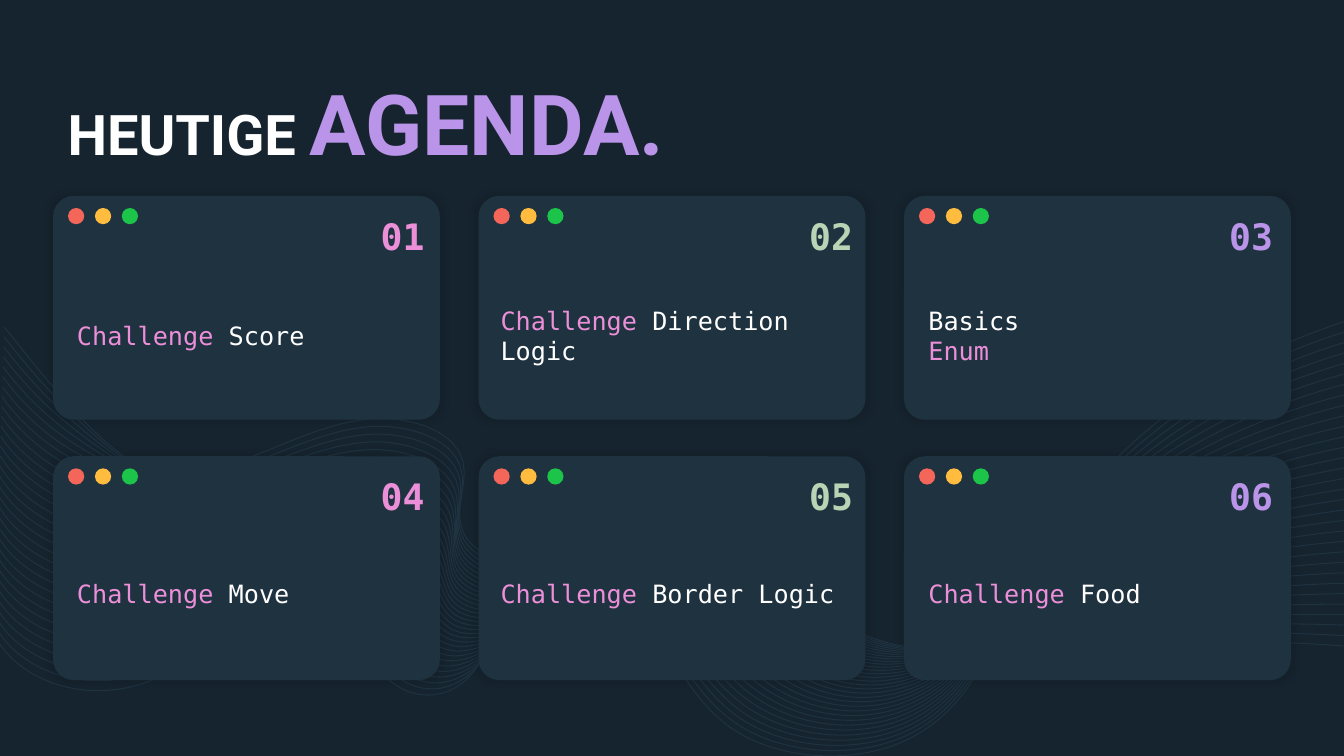
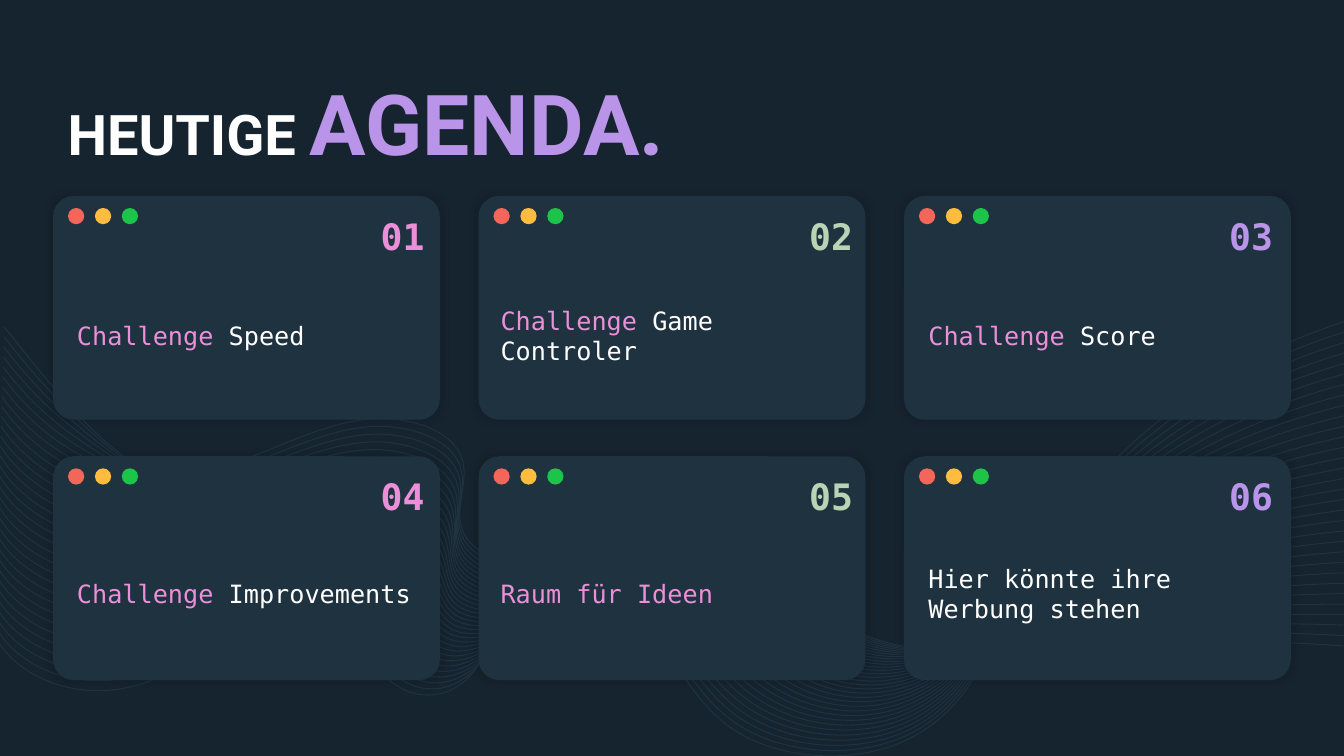
Before and after one commit to derech1e/python-beginner-course, a slide deck: slide 2 of 009/lesson_9.pptx. Drawn at 1344x756 pixels with LibreOffice and Linux fonts; fonts in the diff are those of the drawing. Boxes give left, top, right and bottom in pixels: in the first picture for what was removed or moved away, otherwise in the second. Text is boxed around its words. In the diff, an @@ line names an element or a change of style, - is before the commit and + after.

```diff
--- a/009/lesson_9.pptx
+++ b/009/lesson_9.pptx
@@ text at <box>77,325,305,351</box>: text changed @@
-Challenge Score
+Challenge Speed
@@ text at <box>501,310,713,361</box>: text changed @@
-Challenge Direction Logic
+Challenge Game Controler
@@ text at <box>928,325,1156,351</box>: text changed; text colour #FFFFFF to #EB8FD8 @@
-Basics
-Enum
+Challenge Score
@@ text at <box>928,569,1171,624</box>: text changed; text colour #EB8FD8 to #FFFFFF @@
-Challenge Food
+Hier könnte ihre Werbung stehen
@@ text at <box>77,583,411,609</box>: text changed; text colour #EB8FD8 to #FFFFFF @@
-Challenge Move
+Challenge Improvements
@@ text at <box>501,584,713,604</box>: text changed; text colour #FFFFFF to #EB8FD8 @@
-Challenge Border Logic
+Raum für Ideen
```
Also in this commit, not shown: 3 slides added.
